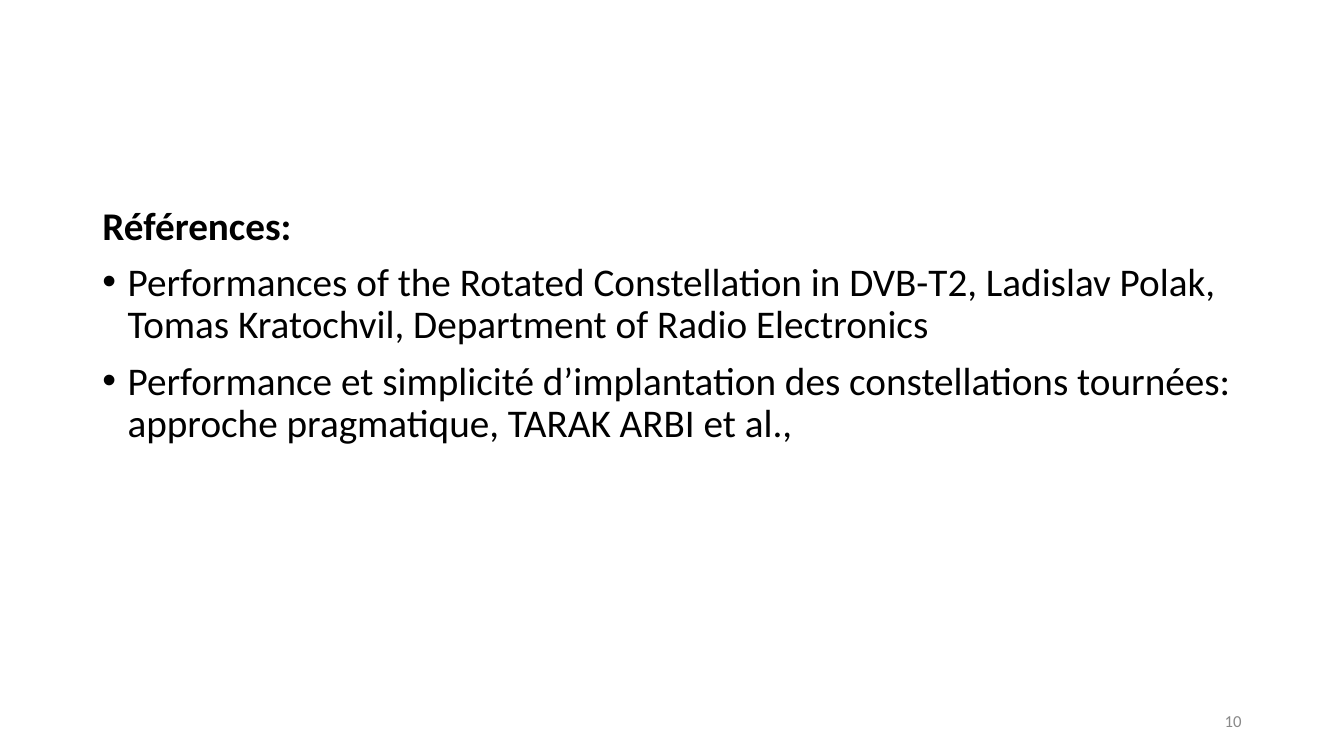
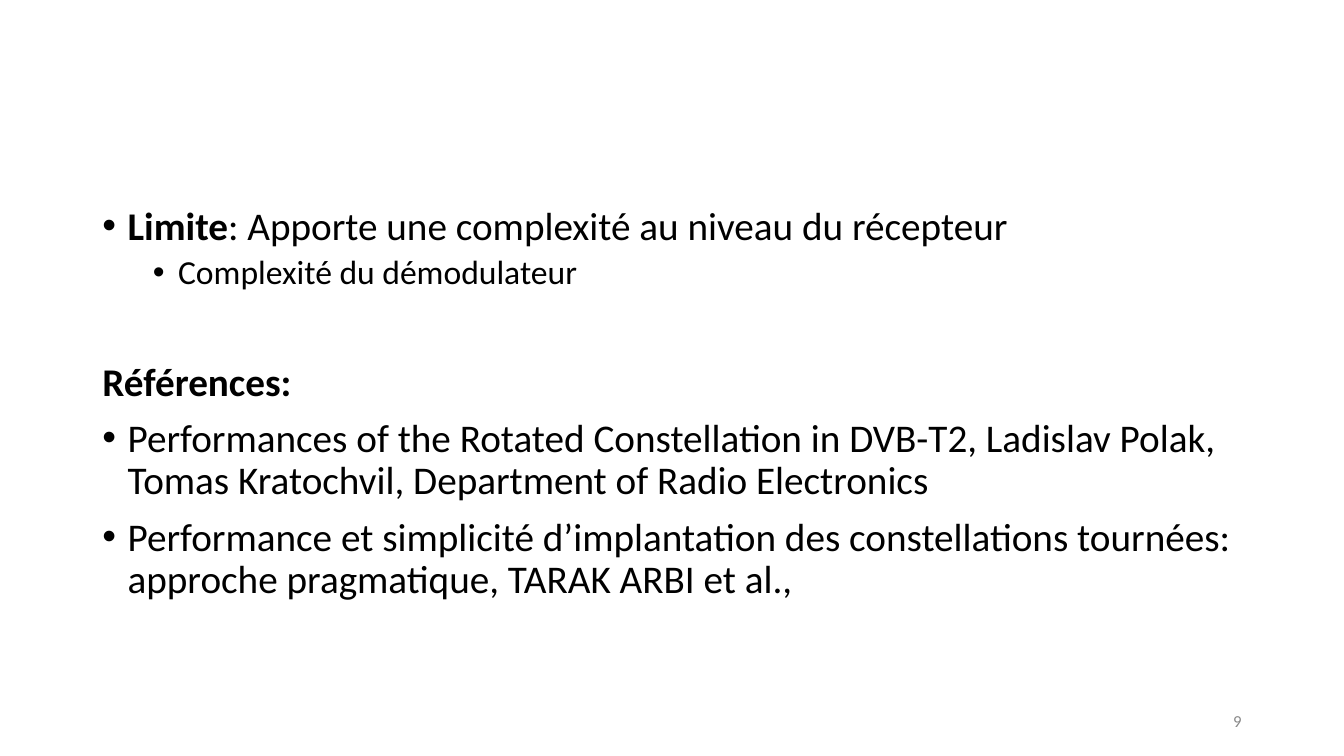
Before and after one commit to AKAKPO-Aschareel/MonMemoire, a slide deck: slide 9 of rotation_constellation.odp (slide 10 before the commit). Drawn at 1344x756 pixels with LibreOffice and Linux fonts; fonts in the diff are those of the drawing. Boxes give left, top, right and bottom in pixels: in the first picture for what was removed or moved away, otherwise in the second. Text is boxed around its words. In the diff, an @@ line names an element or a change of style, - is before the commit and + after.

```diff
--- a/rotation_constellation.odp
+++ b/rotation_constellation.odp
@@ text at [128,212,1007,290]: paragraphs added @@
+• Limite: Apporte une complexité au niveau du récepteur
+  • Complexité du démodulateur
@@ page number at [1233,716,1241,727]: text changed @@
-10
+9
```
Also in this commit, not shown: 2 other slides changed, 1 slide removed, 20 other files.
